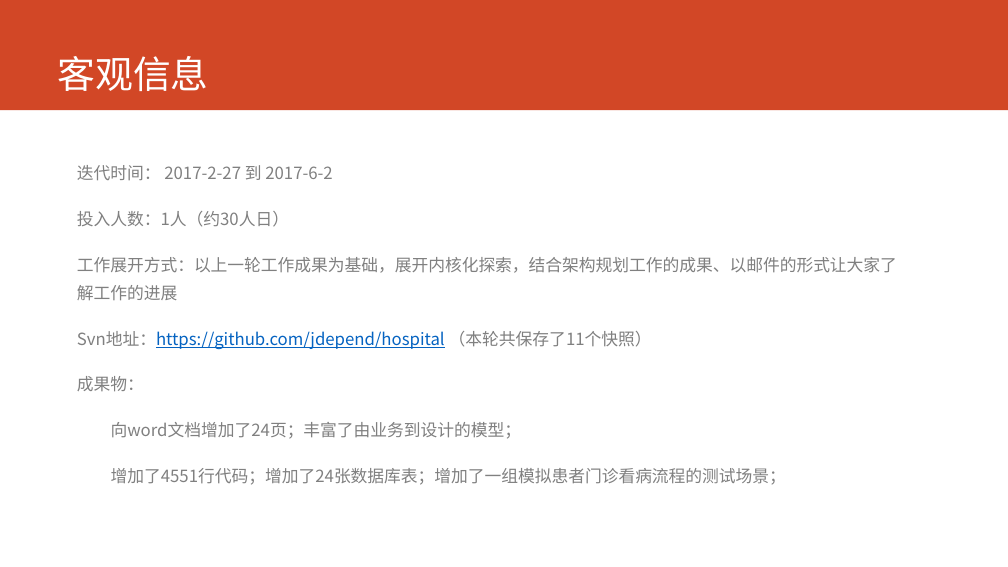
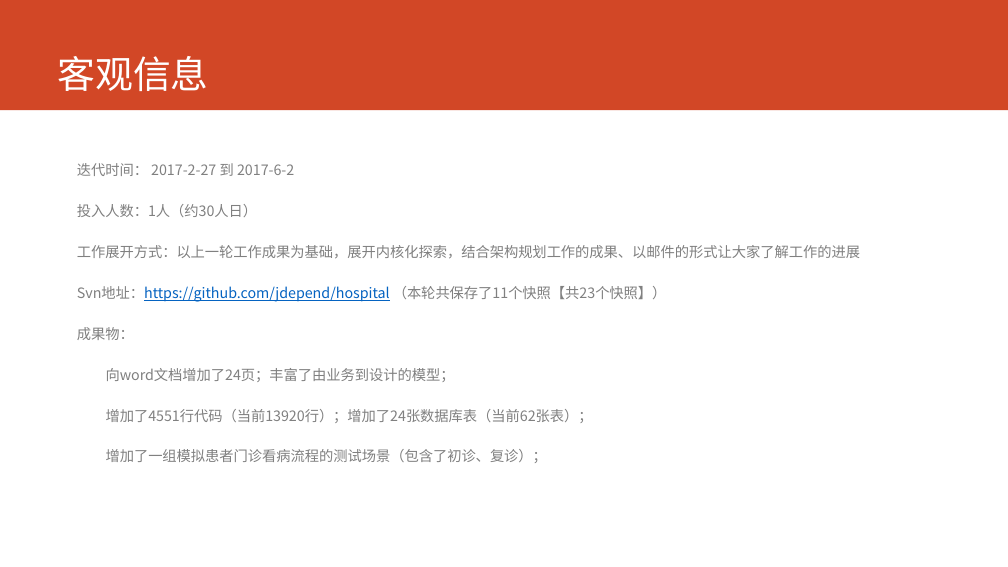
Before and after one commit to AppSecAI-TEST/hospital, a slide deck: slide 2 of doc/状态报告 2017-6-2.pptx. Drawn at 1008x567 pixels with LibreOffice and Linux fonts; fonts in the diff are those of the drawing. Boxes give left, top, right and bottom in pixels: in the first picture for what was removed or moved away, otherwise in the second. Text is boxed around its words. In the diff, an @@ line names an element or a change of style, - is before the commit and + after.

```diff
--- a/doc/状态报告 2017-6-2.pptx
+++ b/doc/状态报告 2017-6-2.pptx
@@ text at bbox=[77, 163, 860, 382]: size 16 to 13.6 pt in "迭代时间： 2017-2-27 到 2017-6-2", "投入人数：1人（约30人日）", "工作展开方式：以上一轮工作成果为基础，展开内核化探索，结合架构规划工作的成果、以邮件的形式让大家了解工作的进展", "成果物：" and 1 more places @@
@@ text at bbox=[77, 286, 667, 302]: text changed; size 16 to 13.6 pt @@
-Svn地址：https://github.com/jdepend/hospital （本轮共保存了11个快照）
+Svn地址：https://github.com/jdepend/hospital （本轮共保存了11个快照【共23个快照】）
@@ text at bbox=[106, 409, 593, 463]: text changed; size 16 to 13.6 pt @@
-增加了4551行代码；增加了24张数据库表；增加了一组模拟患者门诊看病流程的测试场景；
+增加了4551行代码（当前13920行）；增加了24张数据库表（当前62张表）；
+增加了一组模拟患者门诊看病流程的测试场景（包含了初诊、复诊）；
```
Also in this commit, not shown: 5 other slides changed.
